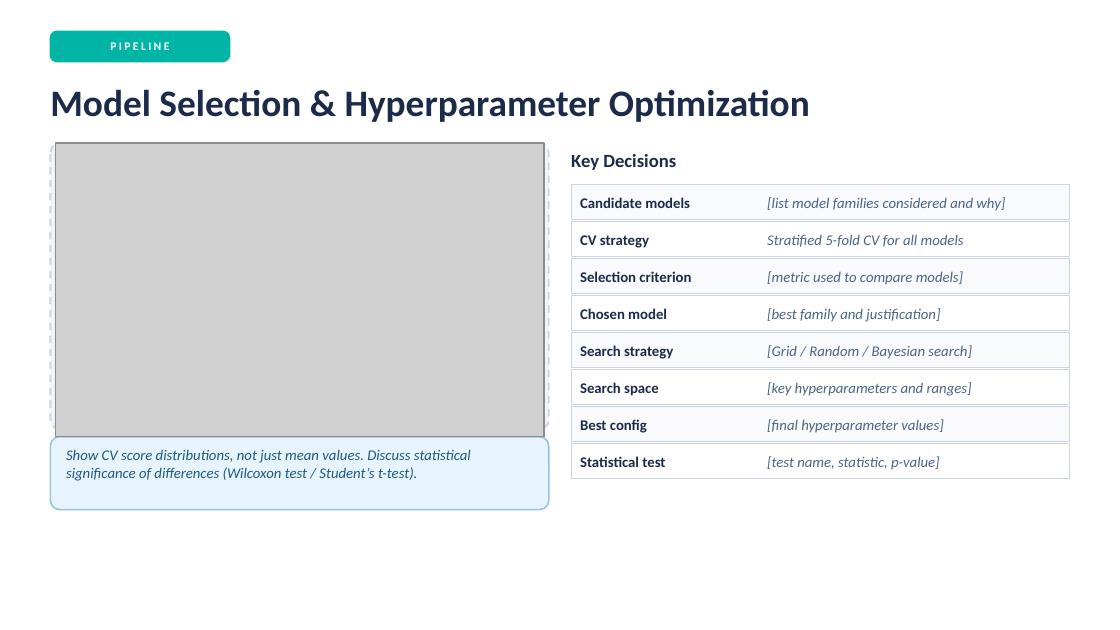
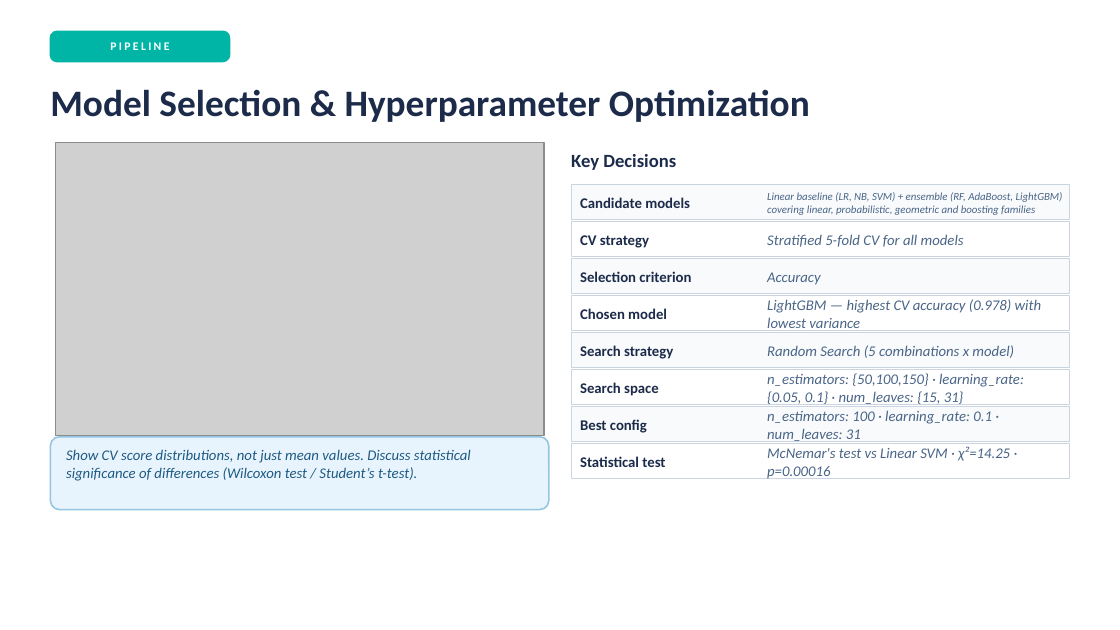
Before and after one commit to jackomazi/data-mining-and-machine-learning-project, a slide deck: slide 9 of project_presentation_template.pptx. Drawn at 1120x630 pixels with LibreOffice and Linux fonts; fonts in the diff are those of the drawing; grey boxes stand for pictures. Boxes give left, top, right and bottom in pixels: in the first picture for what was removed or moved away, otherwise in the second. Text is boxed around its words. In the diff, an @@ line names an element or a change of style, - is before the commit and + after.

Commit message:
Update presentation

```diff
--- a/project_presentation_template.pptx
+++ b/project_presentation_template.pptx
@@ rounded rectangle removed at [50,143,549,429] @@
@@ text at [767,192,1063,215]: text changed; size 9.5 to 7 pt @@
-[list model families considered and why]
+Linear baseline (LR, NB, SVM) + ensemble (RF, AdaBoost, LightGBM) covering linear, probabilistic, geometric and boosting families
@@ text at [767,272,821,285]: text changed @@
-[metric used to compare models]
+Accuracy
@@ text at [767,299,1041,331]: text changed @@
-[best family and justification]
+LightGBM — highest CV accuracy (0.978) with lowest variance
@@ text at [767,345,1014,358]: text changed @@
-[Grid / Random / Bayesian search]
+Random Search (5 combinations x model)
@@ text at [767,373,1024,405]: text changed @@
-[key hyperparameters and ranges]
+n_estimators: {50,100,150} · learning_rate: {0.05, 0.1} · num_leaves: {15, 31}
@@ text at [767,410,992,442]: text changed @@
-[final hyperparameter values]
+n_estimators: 100 · learning_rate: 0.1 · num_leaves: 31
@@ text at [767,446,1010,479]: text changed @@
-[test name, statistic, p-value]
+McNemar's test vs Linear SVM · χ²=14.25 · p=0.00016
```
Also in this commit, not shown: 1 other slide changed, 3 slides added, 3 slides removed, 3 other files.
